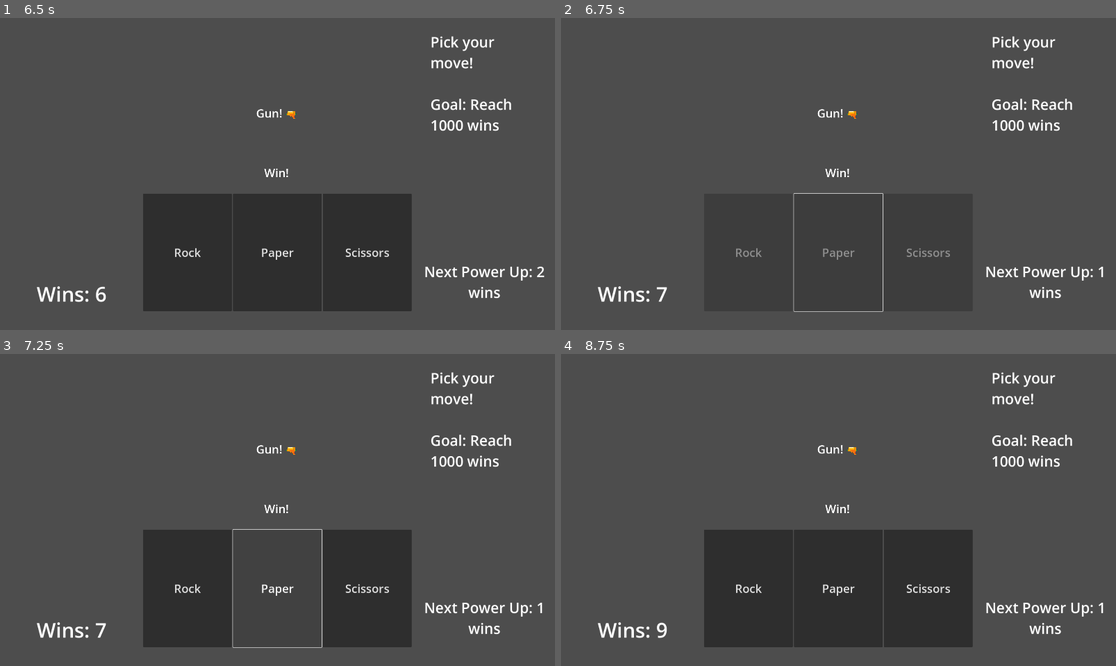
Above: before the commit, frames 1-4 (two rows, left to right).
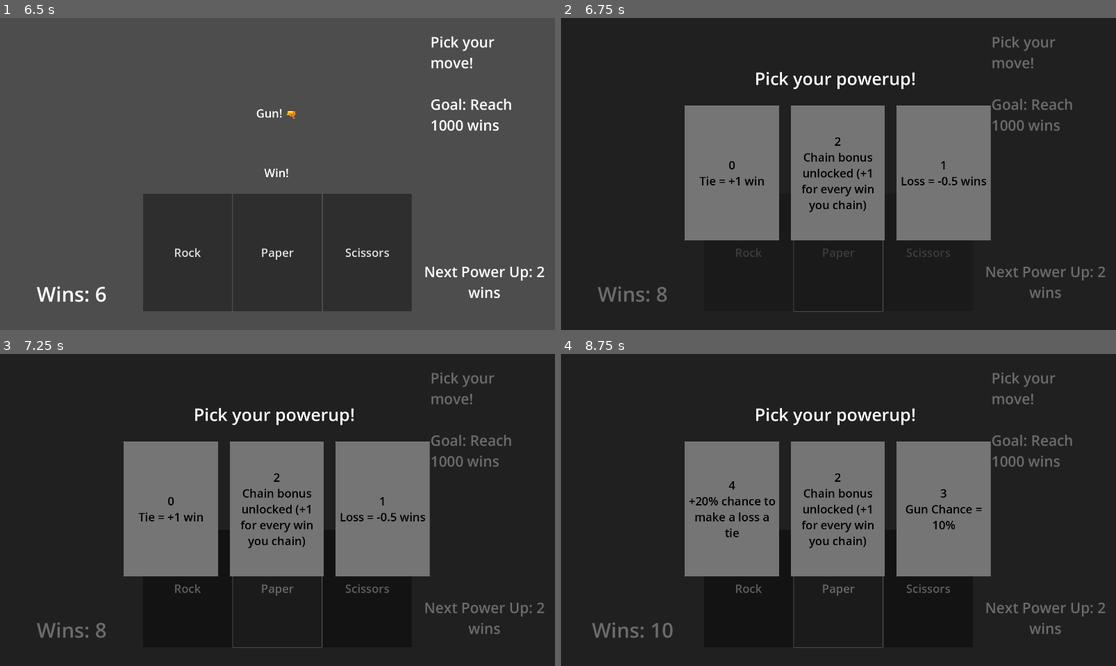
Above: after the commit, the same moments.

Repository: cinpear/rock-paper-scissors-shoot
Game: Godot game, scene res://control.tscn
The game is run twice, just before and just after one commit, with the same random seed, the same clock (stepped at 60 frames per second) and the same inputs.
Inputs:
- Up to frame 1 (6.5 s): click "Rock" at 0.5 s; click "5 +10% chance to make a tie a…" at 1.25 s; click "Paper" at 2 s; tap Enter at 2.75 s; click "Scissors" at 3.5 s; click "8 Wait time = 0.5s" at 4.25 s; click "Rock" at 5 s; click "6 Win x2 (excluding chain)" at 5.75 s
- Up to frame 2 (6.75 s): click "Paper" at 6.5 s
- Up to frame 3 (7.25 s): no input
- Up to frame 4 (8.75 s): click "Rock" (after the commit: "0 Tie = +1 win") at 7.25 s; click "2 Chain bonus unlocked (+1 fo…" (after the commit: "Paper") at 8 s

Frame 1 is identical in both runs. In frame 2, 100% of the frame differs, in the area x 0-100%, y 0-100%; in frame 3, 100%; in frame 4, 96%.

Commit message:
added chaining

Diff:
--- a/control.gd
+++ b/control.gd
@@ -5,6 +5,7 @@
 var nextPowerup = [2, 4, 6, 8, 10, 12, 14, 16, 18]
 # var nextPowerup = [10, 20, 30, 40, 60, 80, 160, 320, 640]
 var nextPowerupIndex = 0
+var chainWin = 0
 
 # Called when the node enters the scene tree for the first time.
 func _ready() -> void:
@@ -56,22 +57,28 @@
 	if (gun <= global.gunChance):
 		$game/Label4.text = "Gun! 🔫"
 		$game/Label5.text = "Win!"
-		wins += 2.0
+		wins += 2.0 * global.winMult + chainWin
+		if global.chainBonus:
+			chainWin += 1
 	# rock
 	elif (move == 1):
 		$game/Label4.text = "Rock"
 		$game/Label5.text = "Tie"
-		wins += global.tieAmount
+		wins += global.tieAmount * global.winMult
+		chainWin = 0
 	# paper
 	elif (move == 2):
 		$game/Label4.text = "Paper"
 		$game/Label5.text = "Loss"
-		wins += global.lossAmount
+		wins += global.lossAmount * global.lossMult
+		chainWin = 0
 	# scissors
 	else:
 		$game/Label4.text = "Scissors"
 		$game/Label5.text = "Win!"
-		wins += global.winAmount
+		wins += global.winAmount * global.winMult + chainWin
+		if global.chainBonus:
+			chainWin += 1
 	update_wins()
 	pause_one_sec()
 
@@ -82,19 +89,25 @@
 	if (gun <= global.gunChance):
 		$game/Label4.text = "Gun! 🔫"
 		$game/Label5.text = "Win!"
-		wins += global.winAmount
+		wins += global.winAmount * global.winMult + chainWin
+		if global.chainBonus:
+			chainWin += 1
 	elif (move == 1):
 		$game/Label4.text = "Rock"
 		$game/Label5.text = "Win!"
-		wins += global.winAmount
+		wins += global.winAmount * global.winMult + chainWin
+		if global.chainBonus:
+			chainWin += 1
 	elif (move == 2):
 		$game/Label4.text = "Paper"
 		$game/Label5.text = "Tie"
-		wins += global.tieAmount
+		wins += global.tieAmount * global.winMult
+		chainWin = 0
 	else:
 		$game/Label4.text = "Scissors"
 		$game/Label5.text = "Loss"
-		wins += global.lossAmount
+		wins += global.lossAmount * global.lossMult
+		chainWin = 0
 	update_wins()
 	pause_one_sec()
 
@@ -105,18 +118,24 @@
 	if (gun <= global.gunChance):
 		$game/Label4.text = "Gun! 🔫"
 		$game/Label5.text = "Win!"
-		wins += global.winAmount
+		wins += global.winAmount * global.winMult + chainWin
+		if global.chainBonus:
+			chainWin += 1
 	elif (move == 1):
 		$game/Label4.text = "Rock"
 		$game/Label5.text = "Loss"
-		wins += global.lossAmount
+		wins += global.lossAmount * global.lossMult + chainWin
+		chainWin = 0
 	elif (move == 2):
 		$game/Label4.text = "Paper"
 		$game/Label5.text = "Win!"
-		wins += global.winAmount
+		wins += global.winAmount * global.winMult + chainWin
+		if global.chainBonus:
+			chainWin += 1
 	else:
 		$game/Label4.text = "Scissors"
 		$game/Label5.text = "Tie"
-		wins += global.tieAmount
+		wins += global.tieAmount * global.winMult
+		chainWin = 0
 	update_wins()
 	pause_one_sec()
--- a/global.gd
+++ b/global.gd
@@ -9,6 +9,9 @@
 var gunChance = 100
 var numPowerup = 0
 var waitTime = 1
+var chainBonus = false
+var lossToTieChance = 0
+var tieToWinChance = 0
 
 var powerupAbility = [
 	"Tie = +1 win",
--- a/powerup.gd
+++ b/powerup.gd
@@ -70,15 +70,17 @@
 	elif num == 1:
 		global.lossAmount = -0.5
 	elif num == 2:
-		# chain bonus
+		global.chainBonus = true
 		pass
 	elif num == 3:
 		global.gunChance = 10
 	elif num == 4:
 		# +20% chance to make a loss a tie
+		global.lossToTieChance = 2
 		pass
 	elif num == 5:
 		# +10% chance to make a tie a win
+		global.tieToWinChance = 1
 		pass
 	elif num == 6:
 		global.winMult = 2.0
